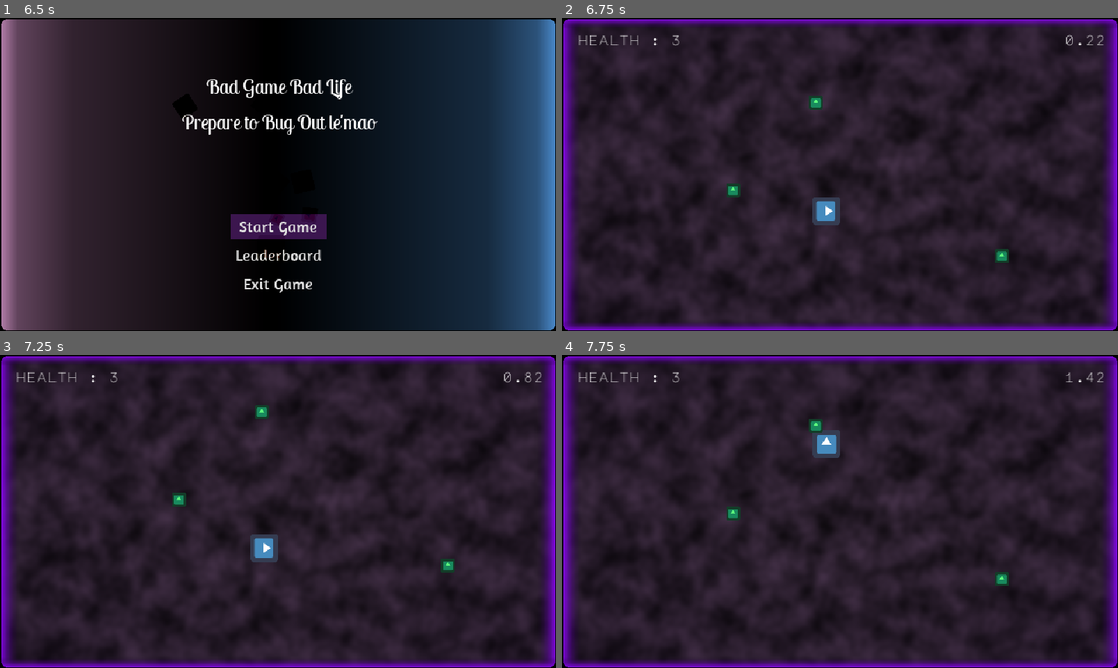
Above: before the commit, frames 1-4 (two rows, left to right).
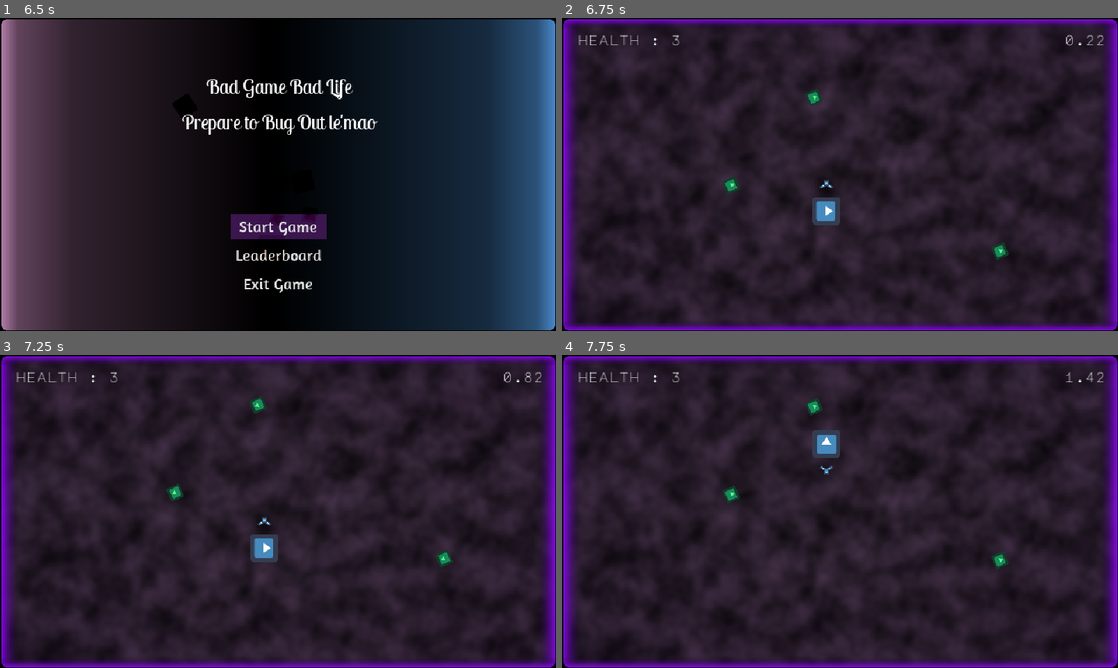
Above: after the commit, the same moments.

Repository: jlahman/ProjectArena
Game: Godot game, scene res://Game.tscn
Two runs of this game, one before a commit and one after it. Both use one fixed random seed, a clock stepped at 60 frames per second and the inputs below. The engine's default icon, where the game draws it, is replaced by a stand-in: a white triangle on a blue panel in a dark square.
Inputs:
- Up to frame 1 (6.5 s): tap Enter at 0.5, 2, 5.75 s; hold Right (move_right) 0.53-1.28 s; hold S (look_down, bound only after the commit) 0.53-1.28 s; tap A (look_left, bound only after the commit) at 0.8, 1.35, 3.8, 4.35 s; tap Space at 1.25, 4.25 s; hold Down (move_down) 1.28-2.03 s; tap D (look_right, bound only after the commit) at 1.55, 4.55 s; hold Right (move_right) 2.03-2.78 s; hold D (look_right, bound only after the commit) 2.03-2.78 s; tap W (look_up, bound only after the commit) at 2.3, 2.85, 5.3, 5.85 s; hold Up (move_up) 2.78-3.53 s; tap S (look_down, bound only after the commit) at 3.05, 6.05 s; hold S (look_down, bound only after the commit) 3.53-4.28 s; hold Left (move_left) 3.53-5.03 s; hold Down (move_down) 5.03-5.78 s; hold D (look_right, bound only after the commit) 5.03-5.78 s; hold Right (move_right) from 5.78 s (still down)
- Up to frame 2 (6.75 s): release Right (move_right) at 6.5 s; click "Start Game" at 6.5 s
- Up to frame 3 (7.25 s): no input
- Up to frame 4 (7.75 s): hold Up (move_up) from 7.28 s (still down); hold S (look_down, bound only after the commit) from 7.28 s (still down); tap A (look_left, bound only after the commit) at 7.55 s

Frame 1 is identical in both runs. In frame 2, 0.4% of the frame differs, in the area x 29-81%, y 22-79%; in frame 3, 0.5%; in frame 4, 0.7%, in the area x 29-81%, y 13-74%.

Commit message:
Added Directional Weapon Frame. Changed FloatyBoy movement

Diff:
--- a/Enemies/FloatyBoy/FloatyBoy.tscn
+++ b/Enemies/FloatyBoy/FloatyBoy.tscn
@@ -39,3 +39,9 @@
 
 [node name="MovementController" type="Node2D" parent="."]
 script = ExtResource( 2 )
+
+[node name="Timer" type="Timer" parent="."]
+wait_time = 1.5
+autostart = true
+
+[connection signal="timeout" from="Timer" to="MovementController" method="_on_Timer_timeout"]
--- a/Enemies/FloatyBoy/MovementController.gd
+++ b/Enemies/FloatyBoy/MovementController.gd
@@ -15,9 +15,11 @@
 	for i in range(60):
 		sin_lookup_array.append(sin(2*PI*i/60.0))
 
+
 func _physics_process(delta):
-	velocity.y = get_next_velocity_y()*8 + direction.y*16
-	velocity.x = get_next_velocity_x()*8 + direction.x*16
+	kinbody.rotation += delta*PI*2
+	velocity.y = get_next_velocity_y()*6 + direction.y*16*2
+	velocity.x = get_next_velocity_x()*6 + direction.x*16*2
 	kinbody.move_and_slide(velocity)
 
 func get_next_velocity_y():
@@ -27,3 +29,9 @@
 func get_next_velocity_x():
 	lookup_index_x = (lookup_index_x + 1) % 60
 	return sin_lookup_array[lookup_index_x]*10
+
+
+func _on_Timer_timeout():
+	var x = randi() % 3 - 1
+	var y = randi() % 3 - 1
+	direction = Vector2(x,y).normalized()
--- a/Player/Player.tscn
+++ b/Player/Player.tscn
@@ -1,8 +1,9 @@
-[gd_scene load_steps=6 format=2]
+[gd_scene load_steps=7 format=2]
 
 [ext_resource path="res://icon.png" type="Texture" id=1]
 [ext_resource path="res://Player/MovementController.gd" type="Script" id=2]
 [ext_resource path="res://Player/Player.gd" type="Script" id=3]
+[ext_resource path="res://Player/Weapons/SingleFire/SingleFire.tscn" type="PackedScene" id=4]
 
 [sub_resource type="CircleShape2D" id=1]
 radius = 16.0
@@ -16,7 +17,7 @@
 position = Vector2( 304.056, 221.56 )
 script = ExtResource( 3 )
 
-[node name="CollisionShape2D" type="CollisionShape2D" parent="."]
+[node name="Collidebox" type="CollisionShape2D" parent="."]
 shape = SubResource( 1 )
 
 [node name="icon" type="Sprite" parent="."]
@@ -30,3 +31,7 @@
 
 [node name="MovementController" type="Node2D" parent="."]
 script = ExtResource( 2 )
+
+[node name="ActiveWeaponSlot" type="Node2D" parent="."]
+
+[node name="SingleFire" parent="ActiveWeaponSlot" instance=ExtResource( 4 )]
--- /dev/null
+++ b/Player/Weapons/SingleFire/SingleFire.gd
@@ -0,0 +1,18 @@
+extends Node2D
+
+export var offset_r : float
+var _look_dir := Vector2.UP
+
+func _ready():
+	$Sprite.position.y -= offset_r
+	$BulletSpawn.position.y -= offset_r
+
+func _process(delta):
+	get_input()
+	self.global_rotation = _look_dir.angle() + PI/2
+
+func get_input():
+	var horizontal = Input.get_action_strength("look_right") - Input.get_action_strength("look_left")
+	var vertical = Input.get_action_strength("look_down") - Input.get_action_strength("look_up")
+	if(horizontal != 0.0 or vertical != 0.0):
+		_look_dir = Vector2(horizontal, vertical).normalized()
--- /dev/null
+++ b/Player/Weapons/SingleFire/SingleFire.tscn
@@ -0,0 +1,29 @@
+[gd_scene load_steps=3 format=2]
+
+[ext_resource path="res://icon.png" type="Texture" id=1]
+[ext_resource path="res://Player/Weapons/SingleFire/SingleFire.gd" type="Script" id=2]
+
+[node name="SingleFire" type="Node2D"]
+script = ExtResource( 2 )
+offset_r = 32.0
+
+[node name="Sprite" type="Sprite" parent="."]
+scale = Vector2( 0.1, 0.1 )
+texture = ExtResource( 1 )
+
+[node name="Sprite2" type="Sprite" parent="Sprite"]
+show_behind_parent = true
+position = Vector2( -32, 32 )
+rotation = -0.523599
+scale = Vector2( 1.5, 0.5 )
+texture = ExtResource( 1 )
+
+[node name="Sprite3" type="Sprite" parent="Sprite"]
+show_behind_parent = true
+position = Vector2( 32, 32 )
+rotation = 0.523599
+scale = Vector2( 1.5, 0.5 )
+texture = ExtResource( 1 )
+
+[node name="BulletSpawn" type="Node2D" parent="."]
+position = Vector2( 0, -3.2 )
--- a/project.godot
+++ b/project.godot
@@ -12,6 +12,8 @@
 
 config/name="badgame01"
 run/main_scene="res://Game.tscn"
+boot_splash/image="res://corners_mask.png"
+boot_splash/bg_color=Color( 0.12549, 0.145098, 0.192157, 1 )
 config/icon="res://icon.png"
 
 [display]
@@ -51,6 +53,30 @@
 , Object(InputEventJoypadMotion,"resource_local_to_scene":false,"resource_name":"","device":0,"axis":1,"axis_value":1.0,"script":null)
  ]
 }
+look_left={
+"deadzone": 0.5,
+"events": [ Object(InputEventKey,"resource_local_to_scene":false,"resource_name":"","device":0,"alt":false,"shift":false,"control":false,"meta":false,"command":false,"pressed":false,"scancode":65,"unicode":0,"echo":false,"script":null)
+, Object(InputEventJoypadMotion,"resource_local_to_scene":false,"resource_name":"","device":0,"axis":2,"axis_value":-1.0,"script":null)
+ ]
+}
+look_right={
+"deadzone": 0.5,
+"events": [ Object(InputEventKey,"resource_local_to_scene":false,"resource_name":"","device":0,"alt":false,"shift":false,"control":false,"meta":false,"command":false,"pressed":false,"scancode":68,"unicode":0,"echo":false,"script":null)
+, Object(InputEventJoypadMotion,"resource_local_to_scene":false,"resource_name":"","device":0,"axis":2,"axis_value":1.0,"script":null)
+ ]
+}
+look_up={
+"deadzone": 0.5,
+"events": [ Object(InputEventKey,"resource_local_to_scene":false,"resource_name":"","device":0,"alt":false,"shift":false,"control":false,"meta":false,"command":false,"pressed":false,"scancode":87,"unicode":0,"echo":false,"script":null)
+, Object(InputEventJoypadMotion,"resource_local_to_scene":false,"resource_name":"","device":0,"axis":3,"axis_value":-1.0,"script":null)
+ ]
+}
+look_down={
+"deadzone": 0.5,
+"events": [ Object(InputEventKey,"resource_local_to_scene":false,"resource_name":"","device":0,"alt":false,"shift":false,"control":false,"meta":false,"command":false,"pressed":false,"scancode":83,"unicode":0,"echo":false,"script":null)
+, Object(InputEventJoypadMotion,"resource_local_to_scene":false,"resource_name":"","device":0,"axis":3,"axis_value":1.0,"script":null)
+ ]
+}
 
 [physics]
 
